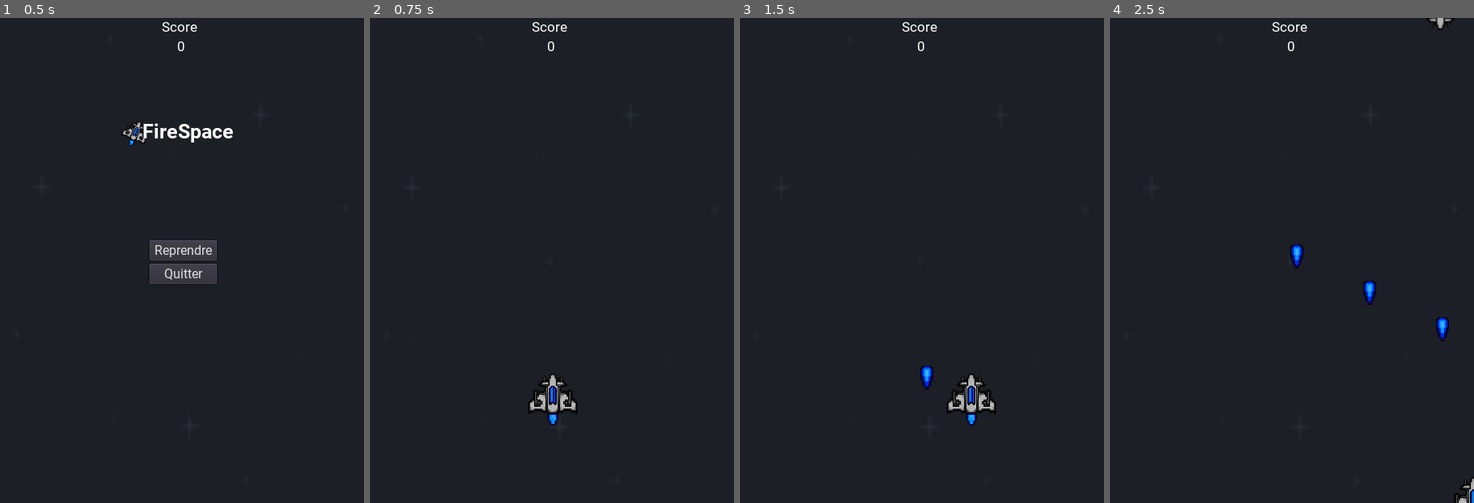
Above: before the commit, frames 1-4 (left to right).
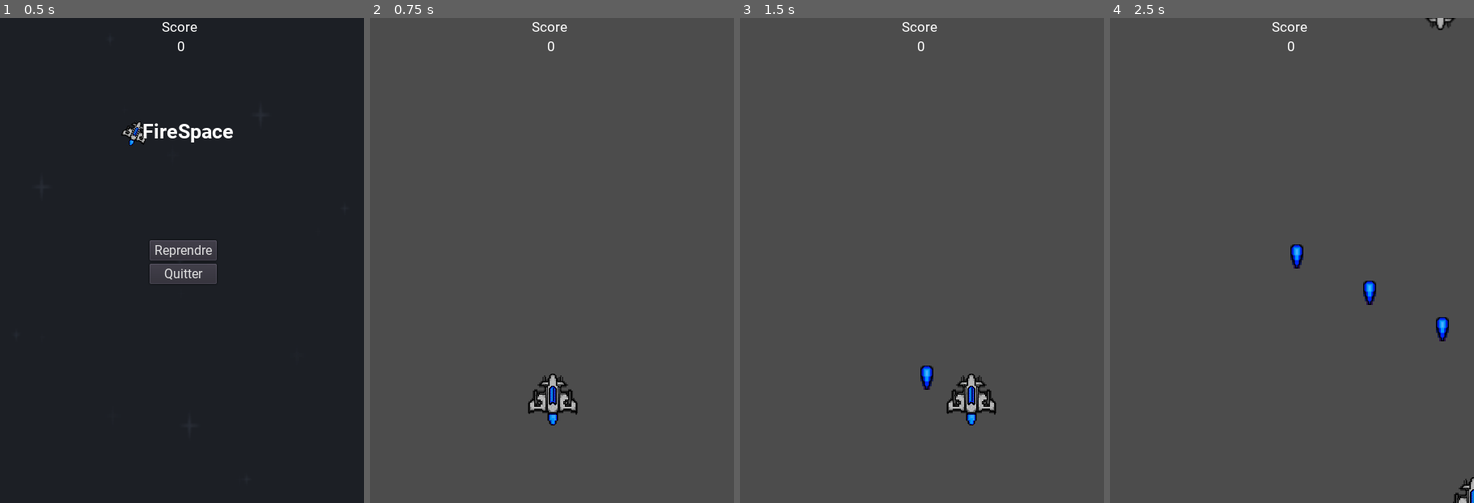
Above: after the commit, the same moments.

Repository: KevCoorp/Firespace
Game: Godot game, scene res://MainScenes/Gameplay.tscn
Two runs of this game, one before a commit and one after it. Both use one fixed random seed, a clock stepped at 60 frames per second and the inputs below.
Inputs:
- Up to frame 1 (0.5 s): no input
- Up to frame 2 (0.75 s): click "Reprendre" at 0.5 s
- Up to frame 3 (1.5 s): tap Enter at 1.25 s; hold D (move_right) from 1.28 s (still down); hold Space (shoot) from 1.28 s (still down)
- Up to frame 4 (2.5 s): release D (move_right) at 2.03 s; release Space (shoot) at 2.03 s; hold S (move_down) from 2.03 s (still down); tap Space (shoot) at 2.1 s

Frame 1 is identical in both runs. In frame 2, 99% of the frame differs, in the area x 0-100%, y 0-100%; in frame 3, 99%; in frame 4, 99%.

Commit message:
set new icon

Diff:
--- a/MainScenes/Gameplay.tscn
+++ b/MainScenes/Gameplay.tscn
@@ -12,6 +12,7 @@
 script = ExtResource( 7 )
 
 [node name="Background" type="Sprite" parent="."]
+visible = false
 scale = Vector2( 1.75781, 2.35156 )
 z_index = -100
 texture = ExtResource( 2 )
--- a/project.godot
+++ b/project.godot
@@ -29,7 +29,7 @@
 config/name="FireSpace"
 run/main_scene="res://MainScenes/Gameplay.tscn"
 boot_splash/image="res://Splash/boot.png"
-config/icon="res://icon.png"
+config/icon="res://Textures/icon256.png"
 
 [autoload]
 
Binary file added: Textures/icon256.png
Not shown, added: Textures/icon256.png.import
Not shown, changed: export_presets.cfg
